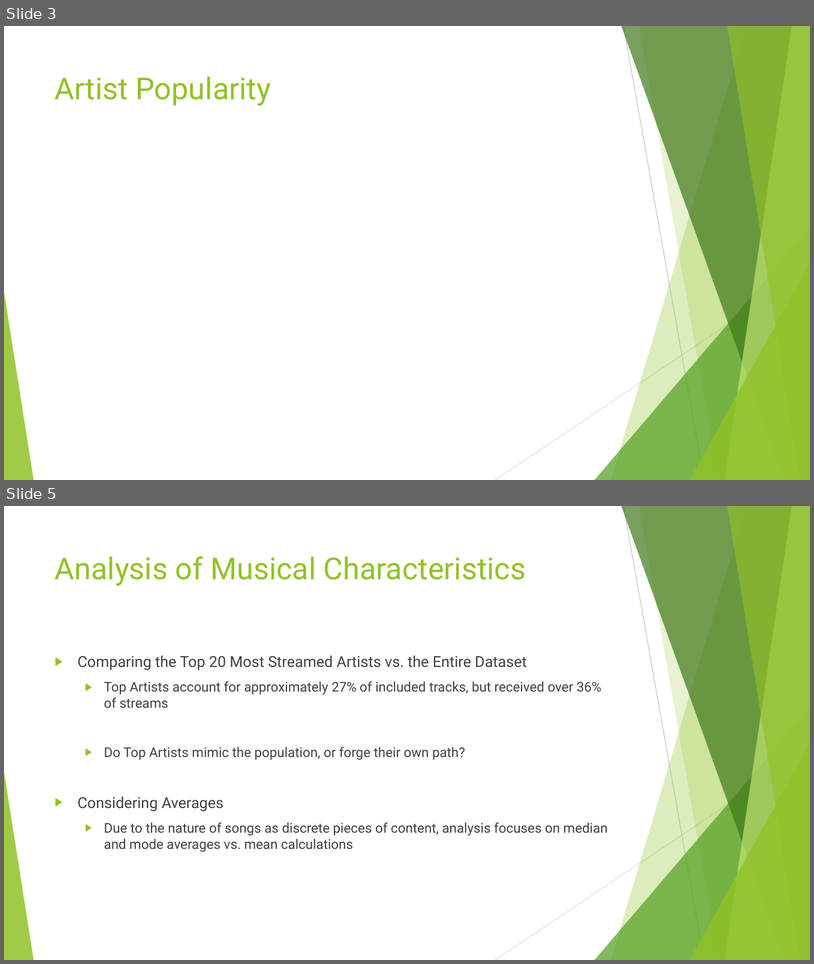
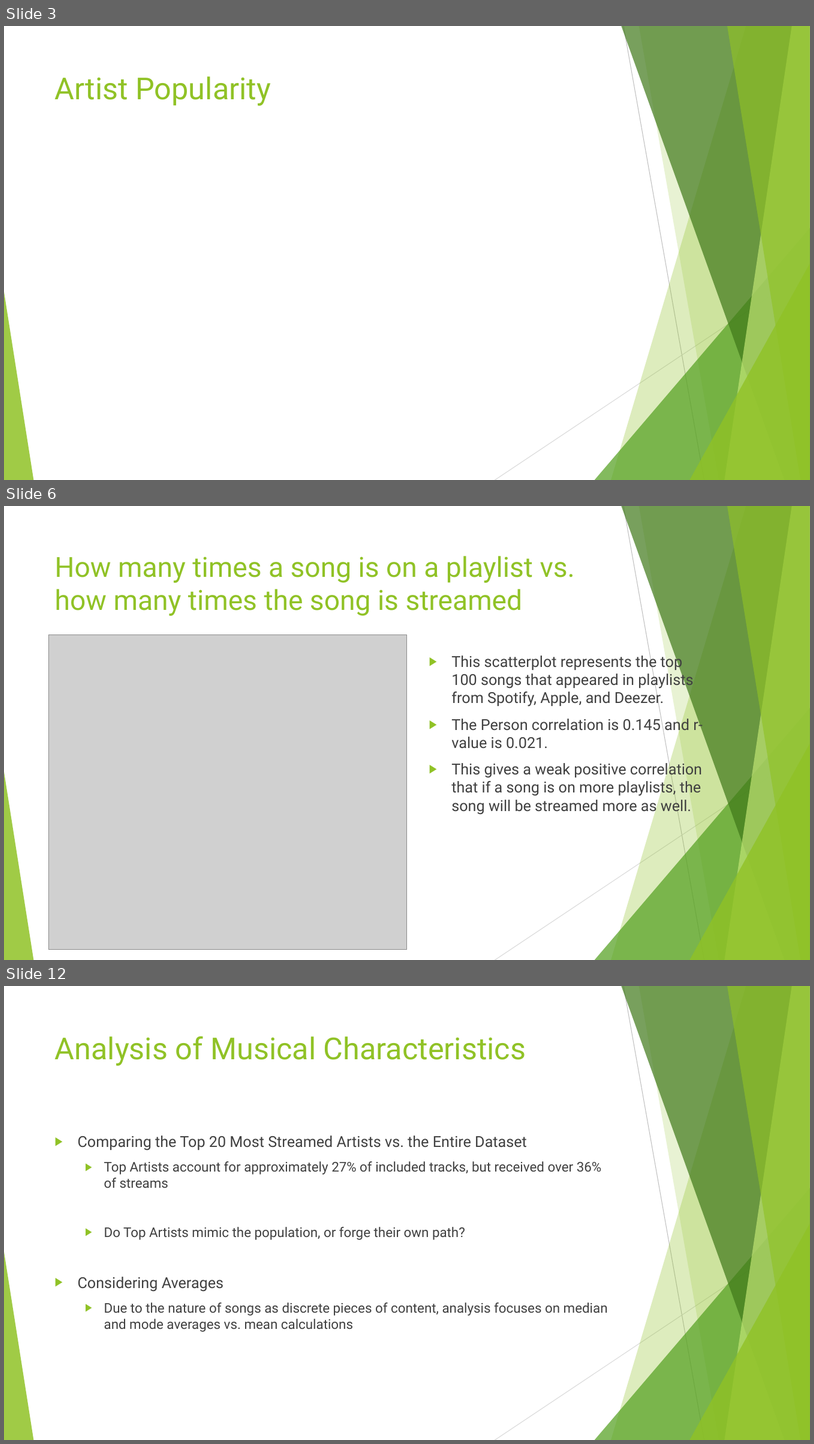
Before and after one commit to d6kramer/project-1-group-08, a slide deck: Project_1_Spotify_2023_Analysis.pptx. Shown one above the other, each under a label of ours: slides 3 and 5 before the commit, slides 3, 6 and 12 after it; the slides between them are not shown. The pictures are 814x964 and 814x1444 pixels, drawn with LibreOffice and Linux fonts; fonts in the diff are those of the drawing; grey boxes stand for pictures. Boxes give left, top, right and bottom in pixels: in the first picture for what was removed or moved away, otherwise in the second. Text is boxed around its words. In the diff, an @@ line names an element or a change of style, - is before the commit and + after.

```diff
--- a/Project_1_Spotify_2023_Analysis.pptx
+++ b/Project_1_Spotify_2023_Analysis.pptx
@@ slide 6 added at [4,506,810,960], background #FFFFFF; not listed: 10 template elements that a slide beside it also shows @@
@@ title added at [55,556,575,616], 33 pt, text #90C226 @@
+How many times a song is on a playlist vs. how many times the song is streamed
@@ picture added at [49,635,408,949] @@
@@ text added at [452,653,702,814], 18 pt, text #404040 @@
+▶ This scatterplot represents the top 100 songs that appeared in playlists from Spotify, Apple, and Deezer.
+▶ The Person correlation is 0.145 and r-value is 0.021.
+▶ This gives a weak positive correlation that if a song is on more playlists, the song will be streamed more as well.
@@ what was slide 5 is now slide 12 @@
```
Also in this commit, not shown: 1 slide changed, 6 other slides added, 2 other files.
